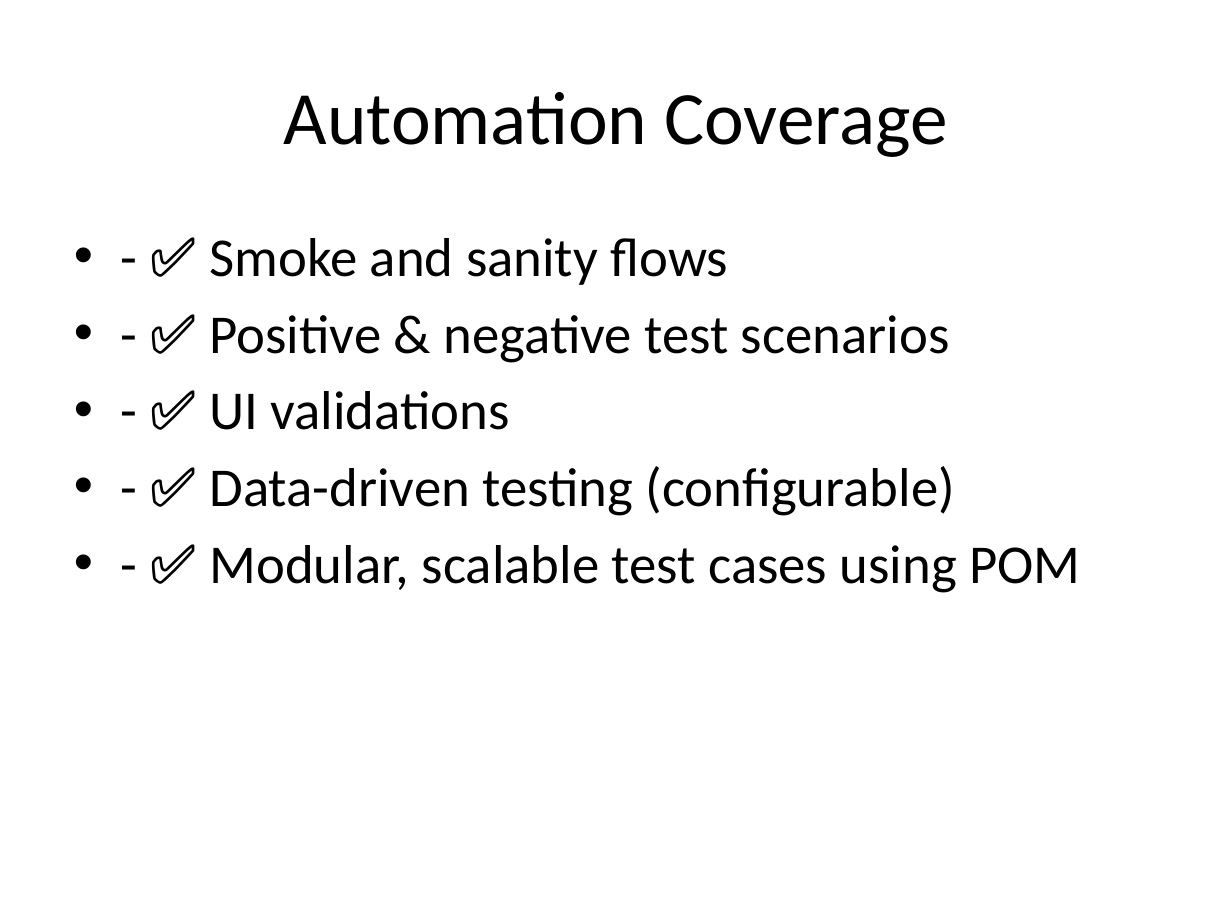
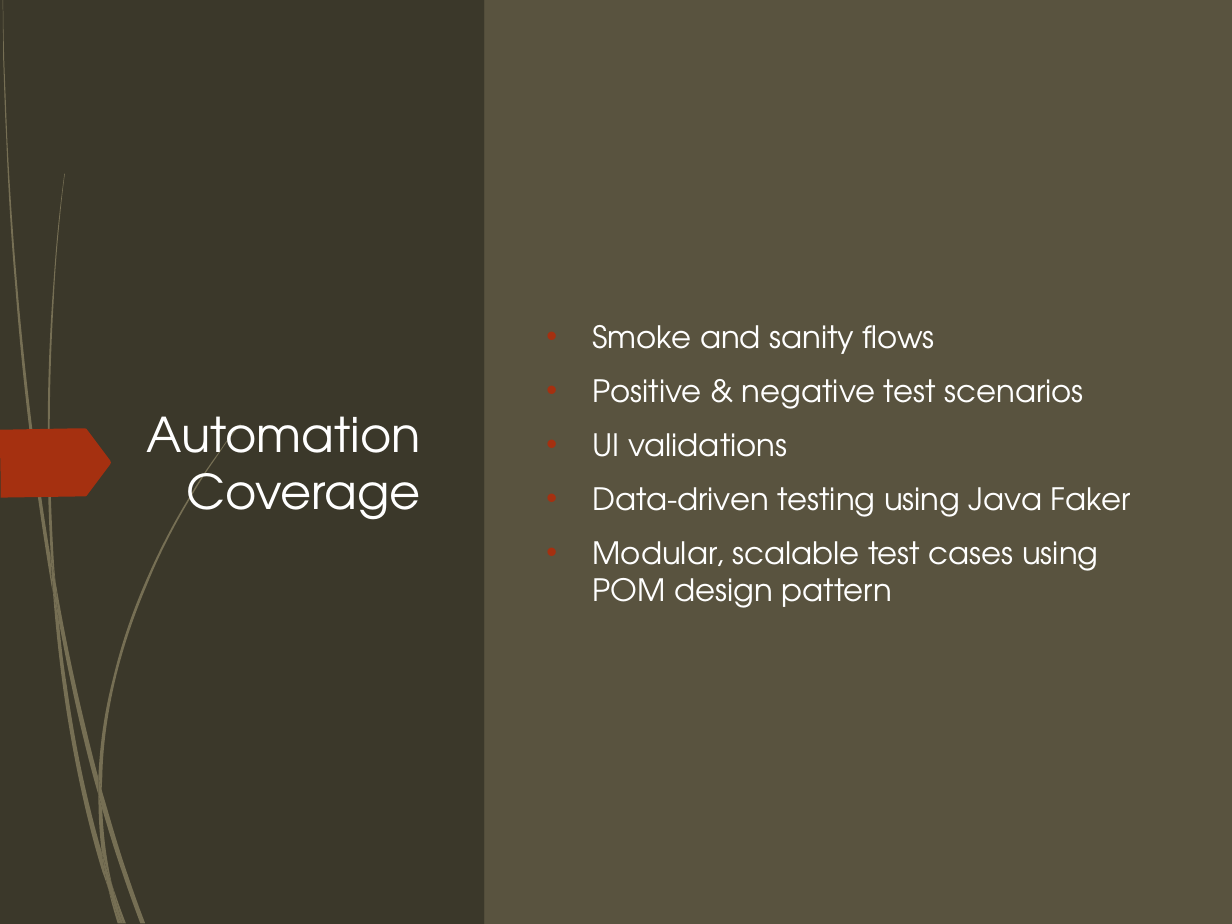
Before and after one commit to salmasayed372002/WEB-AUTOMATION-, a slide deck: slide 8 of AwesomeQa_Automation_Presentation.pptx (slide 7 before the commit). Drawn at 1232x924 pixels with LibreOffice and Linux fonts; fonts in the diff are those of the drawing. Boxes give left, top, right and bottom in pixels: in the first picture for what was removed or moved away, otherwise in the second. Text is boxed around its words. In the diff, an @@ line names an element or a change of style, - is before the commit and + after.

```diff
--- a/AwesomeQa_Automation_Presentation.pptx
+++ b/AwesomeQa_Automation_Presentation.pptx
@@ background #FFFFFF to #766F54 @@
@@ rectangle added at (0,0,25,924), fill #E3EACF @@
@@ rectangle added at (0,0,484,924), fill #3B382A @@
@@ rectangle added at (484,0,1232,924), fill #59533F @@
@@ freeform shape added at (0,96,184,165), fill #A53010 @@
@@ title "Automation Coverage": place and size @@
-title "Automation Coverage" at (284,92,947,157)
+title "Automation Coverage" at (147,416,421,520)
@@ title "Automation Coverage" at (147,416,421,520): size 44 to 28 pt, font Calibri to TeX Gyre Adventor, text colour #000000 to #FFFFFF; alignment centre to right @@
@@ text "Smoke and sanity flows" at (593,325,1131,608): vertical alignment top to middle @@
@@ text at (593,325,1131,608): text changed; size 32 to 18 pt; font Calibri to TeX Gyre Adventor; text colour #000000 to #FFFFFF @@
-• - ✅ Smoke and sanity flows
-• - ✅ Positive & negative test scenarios
-• - ✅ UI validations
-• - ✅ Data-driven testing (configurable)
-• - ✅ Modular, scalable test cases using POM
+• Smoke and sanity flows
+• Positive & negative test scenarios
+• UI validations
+• Data-driven testing using Java Faker
+• Modular, scalable test cases using POM design pattern
@@ freeform shape added at (0,429,111,498), fill #A53010 @@
@@ group added at (0,347,132,924): 5 freeform shapes @@
@@ group added at (2,0,241,924): 12 freeform shapes @@
@@ group added at (2,0,160,924): 5 freeform shapes @@
```
Also in this commit, not shown: 7 other slides changed, 5 slides added, 4 slides removed, 3 other files.
